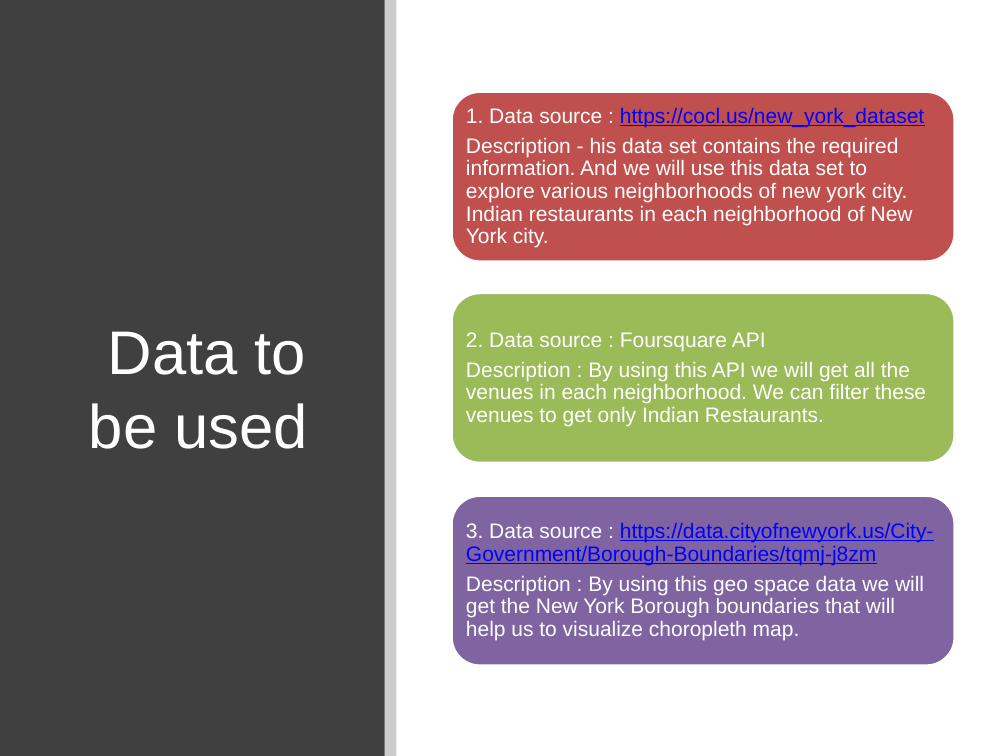
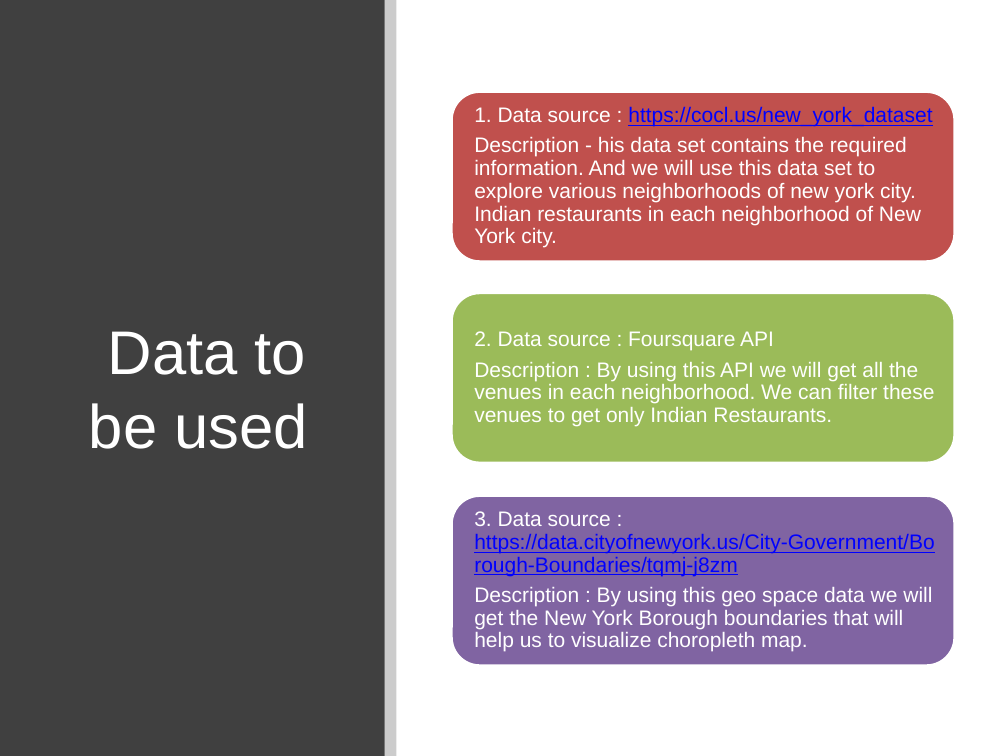
Before and after one commit to Cambi15/Coursera_Capstone-1, a slide deck: slide 15 of presentation.pptx (slide 3 before the commit). Drawn at 1008x756 pixels with LibreOffice and Linux fonts; fonts in the diff are those of the drawing. Boxes give left, top, right and bottom in pixels: in the first picture for what was removed or moved away, otherwise in the second. Text is boxed around its words. In the diff, an @@ line names an element or a change of style, - is before the commit and + after.

```diff
--- a/presentation.pptx
+++ b/presentation.pptx
@@ rounded rectangle "1. Data source : https://cocl.us/new_york_dataset": place and size @@
-rounded rectangle "1. Data source : https://cocl.us/new_york_dataset" at (466, 107, 924, 248)
+rounded rectangle "1. Data source : https://cocl.us/new_york_dataset" at (452, 92, 955, 262)
@@ rounded rectangle "1. Data source : https://cocl.us/new_york_dataset" at (452, 92, 955, 262): fill none to #C0504D; outline none to #FFFFFF 2 pt @@
@@ rounded rectangle removed at (452, 92, 955, 262) @@
@@ rounded rectangle "2. Data source : Foursquare ...": place and size @@
-rounded rectangle "2. Data source : Foursquare ..." at (466, 332, 926, 426)
+rounded rectangle "2. Data source : Foursquare ..." at (452, 293, 955, 464)
@@ rounded rectangle "2. Data source : Foursquare ..." at (452, 293, 955, 464): fill none to #9BBB59; outline none to #FFFFFF 2 pt @@
@@ rounded rectangle removed at (452, 293, 955, 464) @@
@@ rounded rectangle "3. Data source : https://data.cityofnewyork.us/City-Governme ...": place and size @@
-rounded rectangle "3. Data source : https://data.cityofnewyork.us/City-Governme ..." at (466, 523, 933, 641)
+rounded rectangle "3. Data source : https://data.cityofnewyork.us/City-Governme ..." at (452, 496, 955, 666)
@@ rounded rectangle "3. Data source : https://data.cityofnewyork.us/City-Governme ..." at (452, 496, 955, 666): fill none to #8064A2; outline none to #FFFFFF 2 pt @@
@@ rounded rectangle removed at (452, 496, 955, 666) @@
```
Also in this commit, not shown: 12 other slides changed, 12 slides added.
